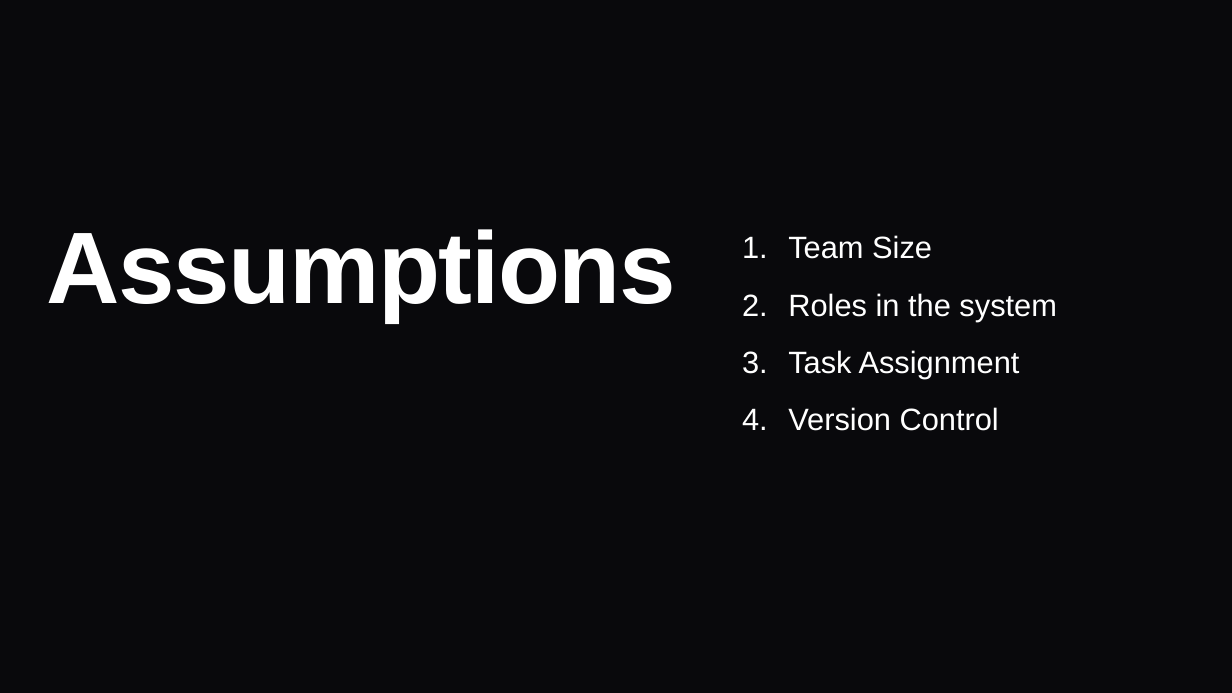
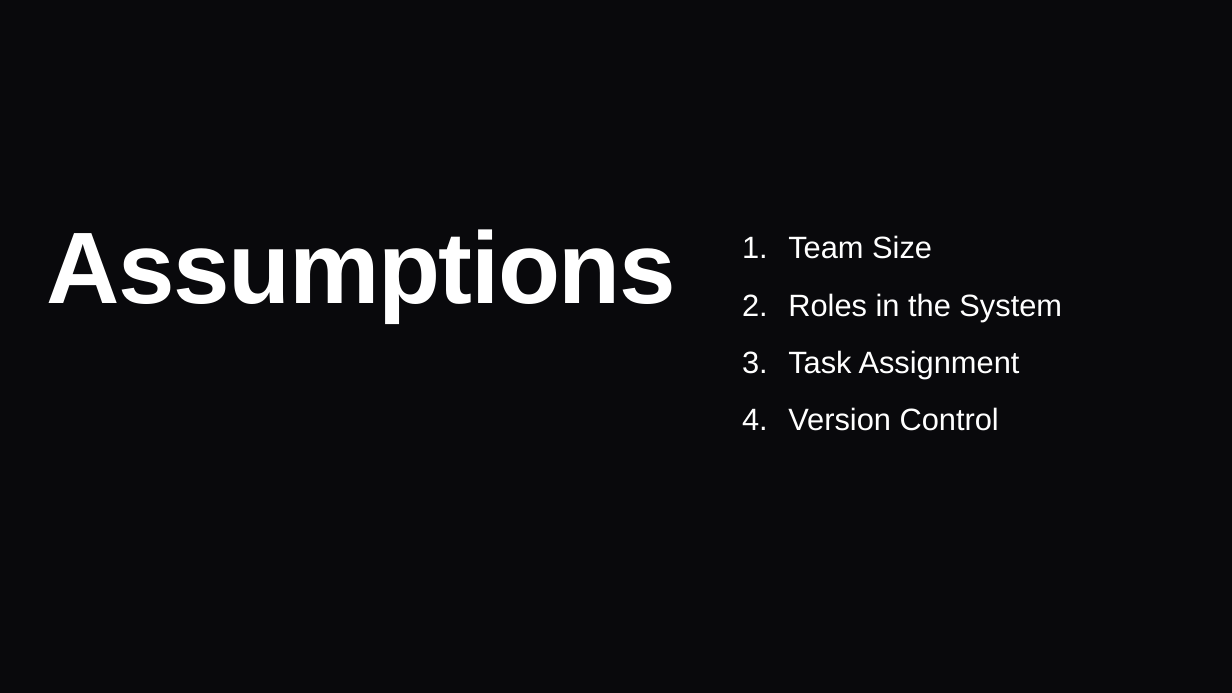
Before and after one commit to g2yoanivanov/ict-strypes-internship, a slide deck: slide 7 of 02_wbs_task/Internal_Task_Management_System.pptx. Drawn at 1232x693 pixels with LibreOffice and Linux fonts; fonts in the diff are those of the drawing; background and template pictures are left out. Boxes give left, top, right and bottom in pixels: in the first picture for what was removed or moved away, otherwise in the second. Text is boxed around its words. In the diff, an @@ line names an element or a change of style, - is before the commit and + after.

Commit message:
[WBS Task] Fixed text alignment in presentation

```diff
--- a/02_wbs_task/Internal_Task_Management_System.pptx
+++ b/02_wbs_task/Internal_Task_Management_System.pptx
@@ text at (788, 293, 1062, 321): text changed @@
-2. Roles in the system
+2. Roles in the System
```
Also in this commit, not shown: 2 other slides changed.
